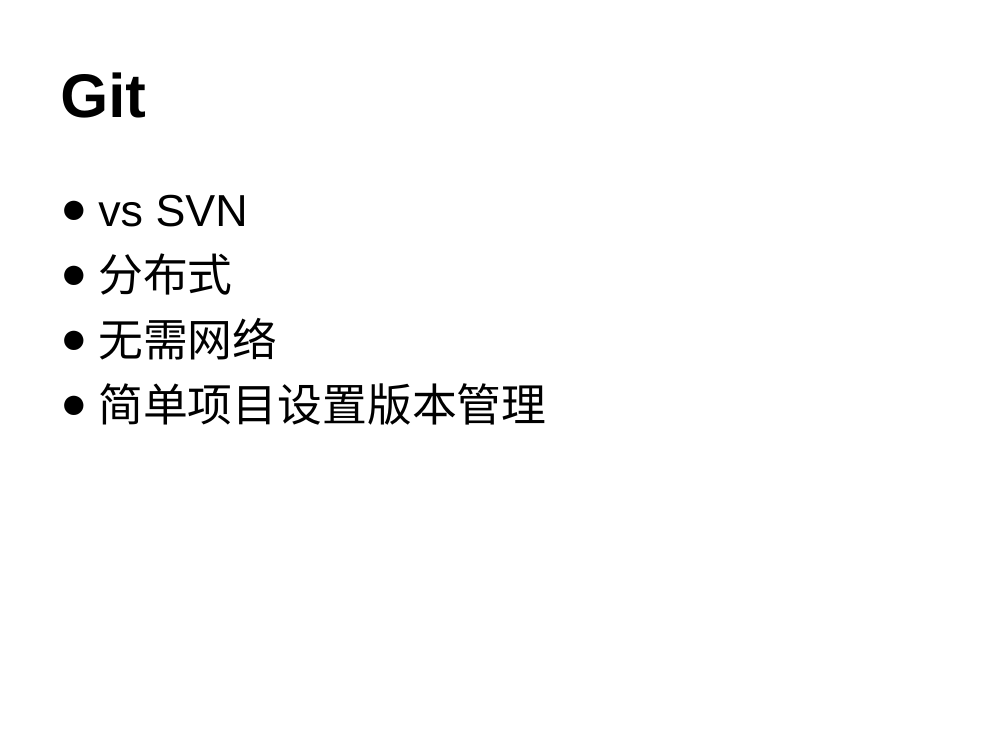
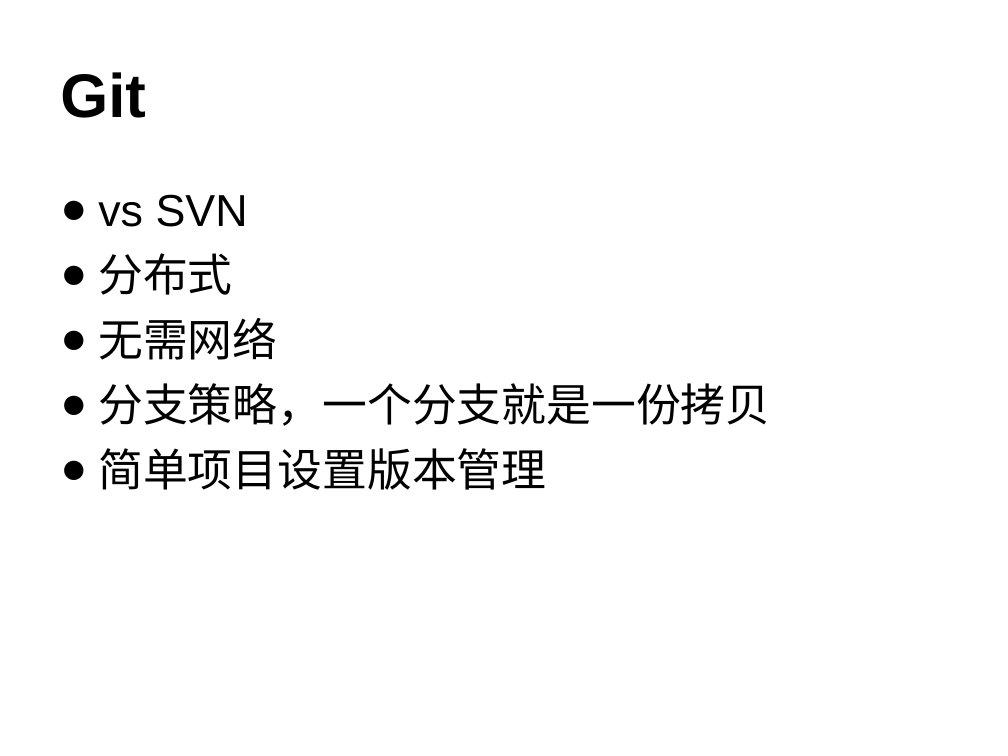
Before and after one commit to lxmxhh/git-intro, a slide deck: slide 3 of Git.ppt. Drawn at 1008x756 pixels with LibreOffice and Linux fonts; fonts in the diff are those of the drawing. Boxes give left, top, right and bottom in pixels: in the first picture for what was removed or moved away, otherwise in the second. Text is boxed around its words. In the diff, an @@ line names an element or a change of style, - is before the commit and + after.

```diff
--- a/Git.ppt
+++ b/Git.ppt
@@ text at [98,383,770,426]: paragraph added @@
+● 分支策略，一个分支就是一份拷贝
```
Also in this commit, not shown: 1 other slide changed, 4 slides added.
